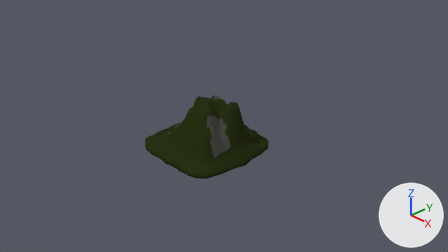
The Blender file Thicker Than Blood/Assets/GameScene/Models_General/MapModels/environment/mountain_2.blend as it was, and as the next commit left it.
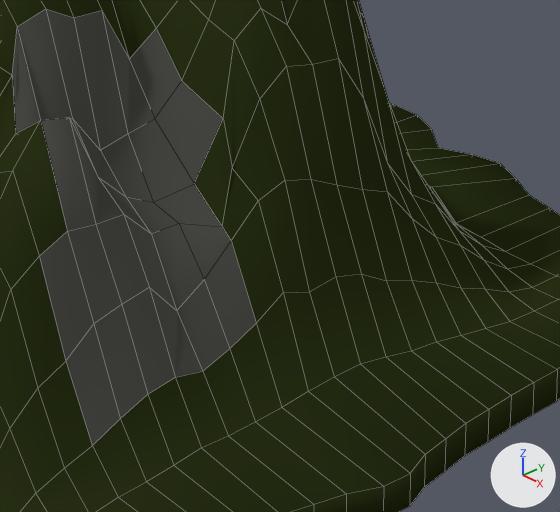
Each version appears first from the file's camera 'Camera', and next in a close-up on the part from 46% to 58% of the width and 45% to 66% of the height. The axes (+X, +Y, +Z) are drawn at lower right. The lights are the same throughout. The close-ups show mesh edges as thin lines.

Script lines for the objects in view, before the commit:
```python
me_cube = bpy.data.meshes.new('Cube')
me_cube.from_pydata(...)  # 776 vertices, 726 faces; spans x -1.22..1.23, y -1.19..1.28, z -0.08..1.03
me_cube.polygons.foreach_set('use_smooth', [True] * 726)
# faces by material slot: [622, 104]
me_cube.materials.append(mat_grass)  # dark green #293116
me_cube.materials.append(mat_dirt)  # dark grey #4c4c48
ob_cube = bpy.data.objects.new('Cube', me_cube)
ob_cube.location = (0.0, 0.0, 0.0)
```
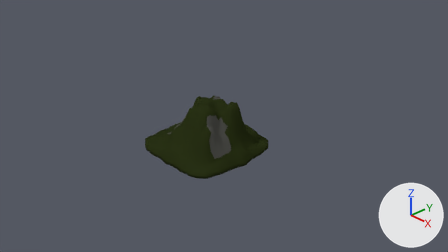
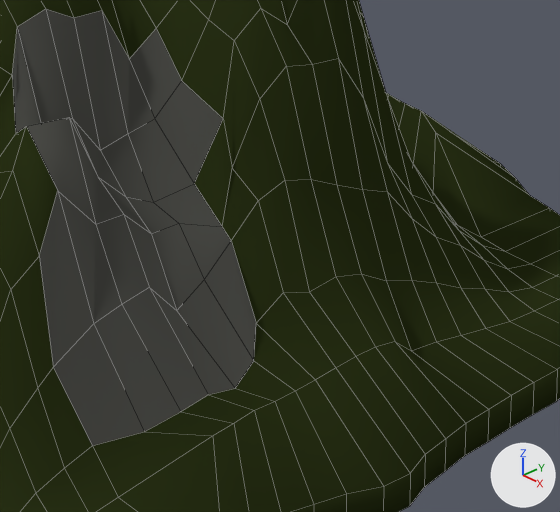
Boxes [x1, y1, x2, y2] around the edits, measured in the close-ups (560 x 512 px; the box of a moved part takes in the faces that stretch with it):
part 1 of me_cube, moved or reshaped
    before: [389, 103, 549, 237]
    after: [386, 93, 549, 237]
part 2 of me_cube, moved or reshaped
    both: [0, 117, 488, 512]

The change in detail:
me_cube has 776 vertices, 726 faces and spans x -1.22..1.23, y -1.19..1.28, z -0.08..1.03.
me_cube is used by ob_cube; location (0.0, 0.0, 0.0).
me_cube part 1: 22 of 776 vertices moved; they spanned x -0.52..0.52, y 0.84..0.92, z 0.02..0.14 and now span x -0.32..0.31, y 0.84..1.07, z 0.12..0.27; mean shift (0.0, 0.07, 0.14); largest move (-0.52, 0.92, 0.03) -> (-0.32, 1.0, 0.22).
me_cube part 2: 18 of 776 vertices moved; they spanned x 0.6..0.92, y -0.52..0.28, z 0.04..0.78 and now span x 0.6..0.98, y -0.56..0.24, z 0.13..0.78; mean shift (0.06, 0.02, 0.05); largest move (0.92, -0.44, 0.04) -> (0.98, -0.31, 0.13).
